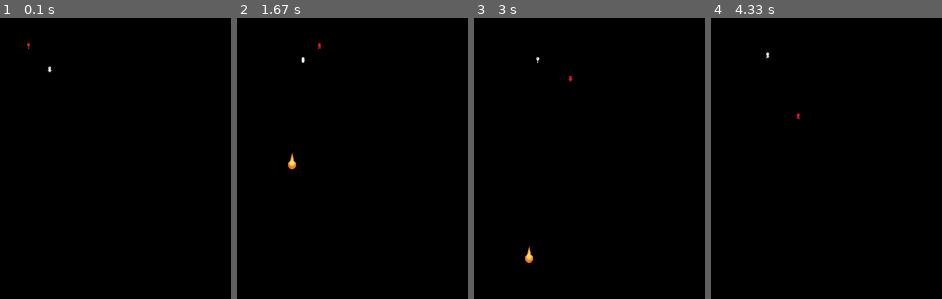
Above: before the commit, frames 1-4 (left to right).
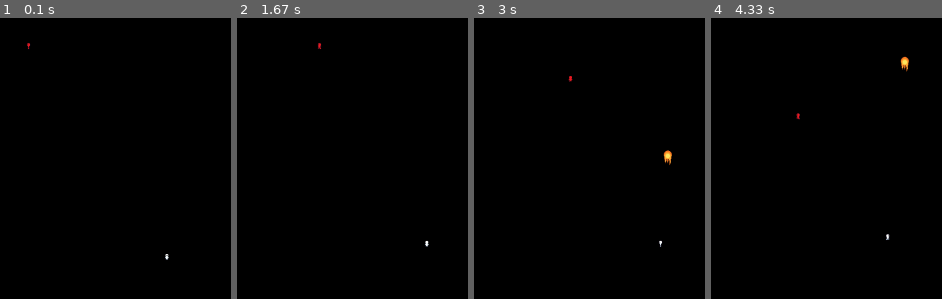
Above: after the commit, the same moments.

Repository: Dothza/rpgPyGame
Game: pygame game, started from main.py
Same seed, same stepped clock (60 frames per second), same inputs: the game is played once before the commit and once after it.
Inputs (mouse positions are in pixels of both pictures, inside the frame that each line leads up to):
- Up to frame 1 (0.1 s): no input
- Up to frame 2 (1.67 s): click (424, 158) at 0.42 s; hold D 0.67-1.13 s; hold W 1.17-1.47 s; click (426, 175) at 1.6 s
- Up to frame 3 (3 s): hold D 1.83-2.3 s; hold A 2.33-2.87 s; hold S from 2.9 s (still down)
- Up to frame 4 (4.33 s): release S at 3.2 s; hold A 3.23-3.63 s; hold W 3.67-4.03 s; hold D from 4.07 s (still down)

The runs differ from the first frame. In frame 1, less than 0.1% of the frame differs, in the area x 11-74%, y 9-87%; in frame 2, 0.2%; in frame 3, 0.3%, in the area x 22-86%, y 13-88%; in frame 4, 0.2%.

Commit message:
add detect

Diff:
--- a/data/characters.py
+++ b/data/characters.py
@@ -1,5 +1,6 @@
 import pygame
 import os
+from data.load_image import load_image
 
 clock = pygame.time.Clock()
 pygame.mixer.init()
@@ -11,7 +12,7 @@
     def __init__(self, image, pos_x, pos_y, *groups):
         super().__init__(*groups)
         self.frames = []
-        self.speed = 5
+        self.speed = 7
         self.cut(image, 4, 4)
         self.dir = 0
         self.cur_frame = 0
@@ -106,13 +107,6 @@
         self.image = self.frames[self.cur_frame]
 
 
-def is_detected(cord_x, cord_y):
-    if cord_x >= 500:
-        return False
-    else:
-        pass
-
-
 class Enemy(pygame.sprite.Sprite):
     def __init__(self, image, pos_x, pos_y, *groups):
         super().__init__(*groups)
@@ -123,7 +117,6 @@
         self.cur_frame = 0
         self.image = self.frames[self.cur_frame]
         self.rect = self.rect.move(pos_x, pos_y)
-        self.area_rect = pygame.Rect(50, 50, 100, 100)
 
     def cut(self, sheet, col, row):
         self.rect = pygame.Rect(0, 0, sheet.get_width() // col,
@@ -136,26 +129,38 @@
                     frame_location, self.rect.size)))
             self.frames.append(frames_col)
 
-    def update(self):
-        if not is_detected(self.rect.x, self.rect.y):
-            if self.rect.x != 200 and self.rect.y == 50:
-                self.rect.x += 5
-                self.dir = 2
-                self.cur_frame = (self.cur_frame + 1) % len(self.frames[self.dir])
-            elif self.rect.x == 200 and self.rect.y != 200:
-                self.rect.y += 5
-                self.dir = 0
-                self.cur_frame = (self.cur_frame + 1) % len(self.frames[self.dir])
-            elif self.rect.x != 0 and self.rect.y == 200:
+    def update(self, c_pos_x, c_pos_y, detection):
+        if not detection:
+            if self.rect.x > 200:
                 self.rect.x -= 5
-                self.dir = 1
-                self.cur_frame = (self.cur_frame + 1) % len(self.frames[self.dir])
-            elif self.rect.x == 0 and self.rect.y != 0:
-                self.rect.y -= 5
-                self.dir = 3
-                self.cur_frame = (self.cur_frame + 1) % len(self.frames[self.dir])
+            else:
+                if self.rect.x != 200 and self.rect.y == 50:
+                    self.rect.x += 5
+                    self.dir = 1
+                    self.cur_frame = (self.cur_frame + 1) % len(self.frames[self.dir])
+                elif self.rect.x == 200 and self.rect.y != 200:
+                    self.rect.y += 5
+                    self.dir = 3
+                    self.cur_frame = (self.cur_frame + 1) % len(self.frames[self.dir])
+                elif self.rect.x != 0 and self.rect.y == 200:
+                    self.rect.x -= 5
+                    self.dir = 1
+                    self.cur_frame = (self.cur_frame + 1) % len(self.frames[self.dir])
+                elif self.rect.x == 0 and self.rect.y != 0:
+                    self.rect.y -= 5
+                    self.dir = 3
+                    self.cur_frame = (self.cur_frame + 1) % len(self.frames[self.dir])
         else:
-            pass
+            if self.rect.x <= 700:
+                if self.rect.x < c_pos_x:
+                    self.rect.x += 5
+                if self.rect.y < c_pos_y:
+                    self.rect.y += 5
+                if self.rect.y > c_pos_y:
+                    self.rect.y -= 5
+                if self.rect.x > c_pos_x:
+                    self.rect.x -= 5
+
         self.image = self.frames[self.dir][self.cur_frame]
         # print(self.rect.x, self.rect.y)
         clock.tick(30)
--- a/main.py
+++ b/main.py
@@ -10,8 +10,22 @@
 fireballs = pygame.sprite.Group()
 
 clock = pygame.time.Clock()
-char = Character(load_image("char.png"), 100, 100, all_sprites)
+char = Character(load_image("char.png"), 350, 500, all_sprites)
 enemy = Enemy(load_image("enemy.png"), 50, 50, all_sprites)
+
+
+def is_detected(cord_x, cord_y, char_cord_x, char_cord_y):
+    if cord_x >= 700:
+        detection = False
+        return detection
+    else:
+        x_border1 = cord_x - 200
+        x_border2 = cord_x + 200
+        y_border_1 = cord_y - 200
+        y_border_2 = cord_y + 200
+        if x_border1 <= char_cord_x <= x_border2 and y_border_1 <= char_cord_y <= y_border_2:
+            detection = True
+            return detection
 
 
 def terminate():
@@ -29,7 +43,8 @@
                 Fireball(load_image("fireball.png"), char.rect.x,
                          char.rect.y, char.dir, all_sprites, fireballs)
         char.update()
-        enemy.update()
+        enemy.update(char.rect.x, char.rect.y, is_detected(enemy.rect.x, enemy.rect.y, char.rect.x, char.rect.y))
+        print(is_detected(enemy.rect.x, enemy.rect.y, char.rect.x, char.rect.y))
         fireballs.update()
         screen.fill((0, 0, 0))
         all_sprites.draw(screen)
